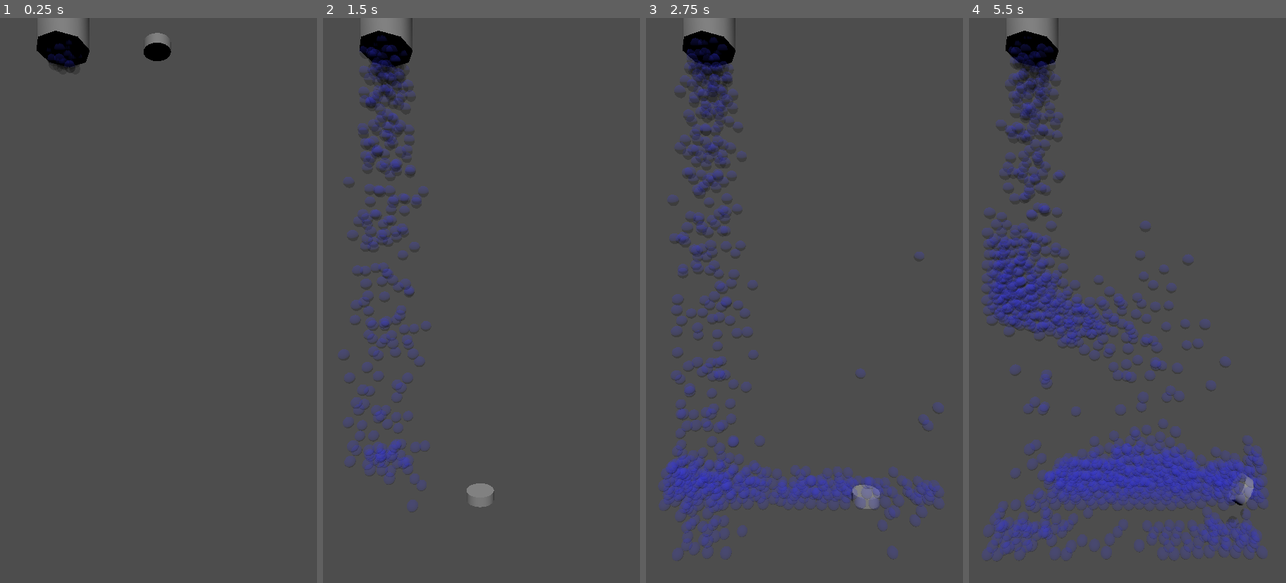
Above: before the commit, frames 1-4 (left to right).
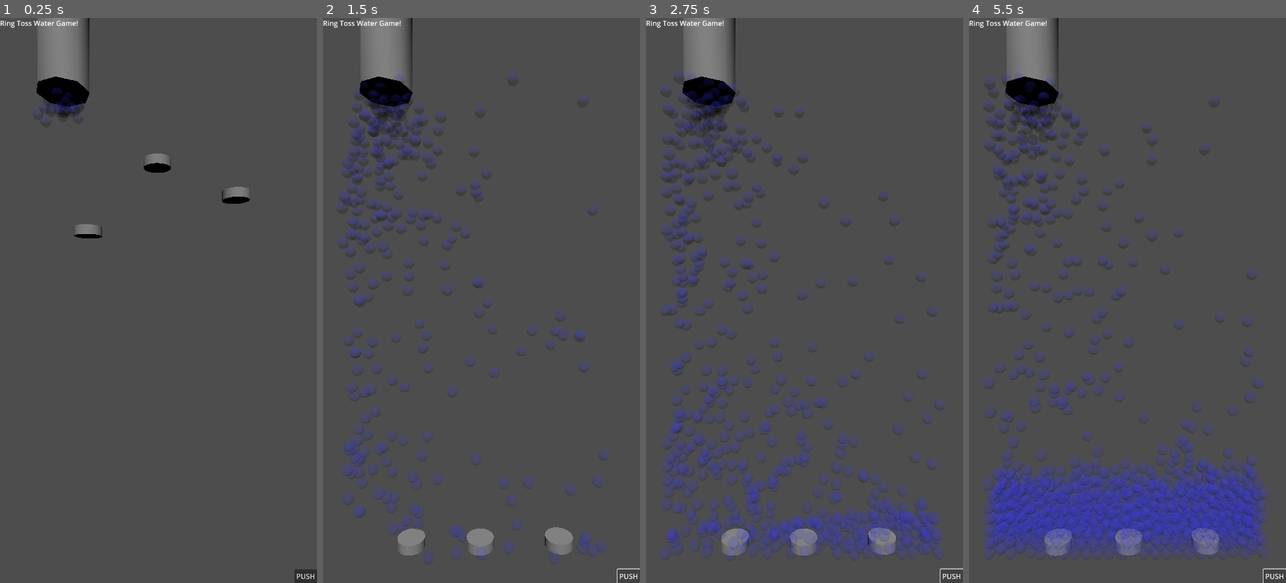
Above: after the commit, the same moments.

Repository: belovachap/Ring-Toss-Water-Game
Game: Godot game, scene res://ring_toss_water_game.tscn
The game is run twice, just before and just after one commit, with the same random seed, the same clock (stepped at 60 frames per second) and the same inputs.
Inputs (mouse positions are in pixels of both pictures, inside the frame that each line leads up to):
- Up to frame 1 (0.25 s): no input
- Up to frame 2 (1.5 s): click (627, 577) at 0.5 s, where only the run after the commit has a clickable "PUSH"; click (627, 577) at 1.25 s, where only the run after the commit has a clickable "PUSH"
- Up to frame 3 (2.75 s): click (950, 577) at 2 s, where only the run after the commit has a clickable "PUSH"
- Up to frame 4 (5.5 s): no input

The runs differ from the first frame. In frame 1, 3.2% of the frame differs, in the area x 0-100%, y 0-100%; in frame 2, 9.9%; in frame 3, 18%; in frame 4, 23%.

Commit message:
Hey, it kind of works.

Diff:
--- a/pump.gd
+++ b/pump.gd
@@ -7,7 +7,4 @@
 		return
 
 	for body in get_overlapping_bodies():
-		body.linear_velocity += global_transform.basis.y
-
-func _on_timer_timeout() -> void:
-	on = not on
+		body.linear_velocity += global_transform.basis.y * 2
--- a/pump.tscn
+++ b/pump.tscn
@@ -8,9 +8,5 @@
 script = ExtResource("1_j7dg1")
 
 [node name="CollisionShape3D" type="CollisionShape3D" parent="."]
+transform = Transform3D(1, 0, 0, 0, 2.49802, 0, 0, 0, 1, 0, 0, 0)
 shape = SubResource("BoxShape3D_66ob0")
-
-[node name="Timer" type="Timer" parent="."]
-autostart = true
-
-[connection signal="timeout" from="Timer" to="." method="_on_timer_timeout"]
--- a/ring_toss_water_game.gd
+++ b/ring_toss_water_game.gd
@@ -13,7 +13,7 @@
 	%Timer.stop()
 
 func _on_timer_timeout() -> void:
-	if water_counter >= 200:
+	if water_counter >= 75:
 		water_spiget_off()
 
 	water_counter += 1
@@ -25,3 +25,8 @@
 		new_water_molecule.position.y += randf_range(-0.2, 0.2)
 		new_water_molecule.position.z += randf_range(-0.2, 0.2)
 		%WaterMolecules.add_child(new_water_molecule)
+
+func _on_button_pressed() -> void:
+	%Pump.on = true
+	await get_tree().create_timer(0.1).timeout
+	%Pump.on = false
--- a/ring_toss_water_game.tscn
+++ b/ring_toss_water_game.tscn
@@ -19,17 +19,20 @@
 [sub_resource type="BoxShape3D" id="BoxShape3D_pcka7"]
 size = Vector3(1, 10.6848, 2.97961)
 
-[sub_resource type="BoxShape3D" id="BoxShape3D_d8adi"]
-size = Vector3(0.266357, 0.289429, 0.992676)
-
 [sub_resource type="BoxShape3D" id="BoxShape3D_osghm"]
-size = Vector3(2.99255, 0.281738, 1)
+size = Vector3(7.89795, 1.25293, 3.18774)
 
 [node name="RingTossWaterGame" type="Node3D"]
 script = ExtResource("1_vi6ov")
 
 [node name="Ring" parent="." instance=ExtResource("2_mugm7")]
-transform = Transform3D(1, 0, 0, 0, 1, 0, 0, 0, 1, 0, 6.14769, 0)
+transform = Transform3D(1, 0, 0, 0, 1, 0, 0, 0, 1, 0, 3.98532, 0)
+
+[node name="Ring2" parent="." instance=ExtResource("2_mugm7")]
+transform = Transform3D(1, 0, 0, 0, 1, 0, 0, 0, 1, 1.46957, 3.38399, 0)
+
+[node name="Ring3" parent="." instance=ExtResource("2_mugm7")]
+transform = Transform3D(1, 0, 0, 0, 1, 0, 0, 0, 1, -1.28814, 2.71562, 0)
 
 [node name="DirectionalLight3D" type="DirectionalLight3D" parent="."]
 transform = Transform3D(-0.724271, -0.689403, 0.0124951, 0.450728, -0.459655, 0.76522, -0.521801, 0.559859, 0.643647, -0.114954, 8.14345, 5.22176)
@@ -38,6 +41,33 @@
 [node name="Camera3D" type="Camera3D" parent="."]
 transform = Transform3D(1, 0, 0, 0, 1, 0, 0, 0, 1, 0.0244663, 1.148, 6.86581)
 current = true
+
+[node name="Control" type="Control" parent="Camera3D"]
+layout_mode = 3
+anchors_preset = 15
+anchor_right = 1.0
+anchor_bottom = 1.0
+grow_horizontal = 2
+grow_vertical = 2
+
+[node name="Label" type="Label" parent="Camera3D/Control"]
+layout_mode = 0
+offset_right = 40.0
+offset_bottom = 23.0
+text = "Ring Toss Water Game!"
+
+[node name="Button" type="Button" parent="Camera3D/Control"]
+layout_mode = 1
+anchors_preset = 3
+anchor_left = 1.0
+anchor_top = 1.0
+anchor_right = 1.0
+anchor_bottom = 1.0
+offset_left = -51.0
+offset_top = -31.0
+grow_horizontal = 0
+grow_vertical = 0
+text = "PUSH"
 
 [node name="GlassBox" type="Node3D" parent="."]
 
@@ -72,41 +102,15 @@
 transform = Transform3D(1, 0, 0, 0, 1, 0, 0, 0, 1, -3.01391, 0.185428, 0.00738525)
 shape = SubResource("BoxShape3D_pcka7")
 
-[node name="PumpCeiling" type="Node3D" parent="."]
+[node name="glass_top" type="StaticBody3D" parent="GlassBox"]
 
-[node name="StaticBody3D" type="StaticBody3D" parent="PumpCeiling"]
-
-[node name="CollisionShape3D" type="CollisionShape3D" parent="PumpCeiling/StaticBody3D"]
-transform = Transform3D(1, 0, 0, 0, 1, 0, 0, 0, 1, -2.37828, -2.65582, 0.00720164)
-shape = SubResource("BoxShape3D_d8adi")
-
-[node name="StaticBody3D4" type="StaticBody3D" parent="PumpCeiling"]
-
-[node name="CollisionShape3D" type="CollisionShape3D" parent="PumpCeiling/StaticBody3D4"]
-transform = Transform3D(1, 0, 0, 0, 1, 0, 0, 0, 1, -1.91333, -2.65582, 0.00720164)
-shape = SubResource("BoxShape3D_d8adi")
-
-[node name="StaticBody3D2" type="StaticBody3D" parent="PumpCeiling"]
-
-[node name="CollisionShape3D" type="CollisionShape3D" parent="PumpCeiling/StaticBody3D2"]
-transform = Transform3D(1, 0, 0, 0, 1, 0, 0, 0, 1, 1.82234, -2.65582, 0.00720164)
-shape = SubResource("BoxShape3D_d8adi")
-
-[node name="StaticBody3D3" type="StaticBody3D" parent="PumpCeiling"]
-
-[node name="CollisionShape3D" type="CollisionShape3D" parent="PumpCeiling/StaticBody3D3"]
-transform = Transform3D(1, 0, 0, 0, 1, 0, 0, 0, 1, 2.31509, -2.65582, 0.00720164)
-shape = SubResource("BoxShape3D_d8adi")
-
-[node name="PumpCeilingCeiling" type="StaticBody3D" parent="PumpCeiling"]
-
-[node name="CollisionShape3D" type="CollisionShape3D" parent="PumpCeiling/PumpCeilingCeiling"]
-transform = Transform3D(1, 0, 0, 0, 1, 0, 0, 0, 1, -0.063463, -2.64649, 0)
+[node name="CollisionShape3D" type="CollisionShape3D" parent="GlassBox/glass_top"]
+transform = Transform3D(1, 0, 0, 0, 1, 0, 0, 0, 1, 0.0651855, 5.79959, -0.326782)
 shape = SubResource("BoxShape3D_osghm")
 
 [node name="WaterFaucet" type="Marker3D" parent="."]
 unique_name_in_owner = true
-transform = Transform3D(0.633512, -0.749884, -0.190622, 0.465012, 0.565913, -0.680813, 0.618406, 0.342662, 0.707218, -1.75178, 5.74858, 0)
+transform = Transform3D(0.633512, -0.749884, -0.190622, 0.465012, 0.565913, -0.680813, 0.618406, 0.342662, 0.707218, -1.75178, 4.8346, 0)
 
 [node name="WaterMolecules" type="Node3D" parent="."]
 unique_name_in_owner = true
@@ -116,15 +120,11 @@
 wait_time = 0.1
 
 [node name="CSGCylinder3D" type="CSGCylinder3D" parent="."]
-transform = Transform3D(1, 0, 0, 0, 1, 0, 0, 0, 1, -1.75987, 6.81465, 0)
+transform = Transform3D(1, 0, 0, 0, 1, 0, 0, 0, 1, -1.75987, 6.02278, 0)
 
 [node name="Pump" parent="." instance=ExtResource("3_h7hl2")]
-transform = Transform3D(1, 0, 0, 0, 1.95121, 0, 0, 0, 1, -1.9669, -2.20942, 0)
+unique_name_in_owner = true
+transform = Transform3D(1, 0, 0, 0, 1, 0, 0, 0, 1, -2.05353, -2.37854, 0)
 
-[node name="Pump2" parent="." instance=ExtResource("3_h7hl2")]
-transform = Transform3D(1, 0, 0, 0, -1.42905, 0.0342063, 0, -0.0496538, -0.984468, 1.82592, -2.61375, 0)
-
-[node name="Pump3" parent="." instance=ExtResource("3_h7hl2")]
-transform = Transform3D(0.00831304, -1.05161, 0, 0.988161, 0.00884682, 0, 0, 0, 1, 0, -3.06456, 0)
-
+[connection signal="pressed" from="Camera3D/Control/Button" to="." method="_on_button_pressed"]
 [connection signal="timeout" from="Timer" to="." method="_on_timer_timeout"]
--- a/water_molecule.gd
+++ b/water_molecule.gd
@@ -1 +1,6 @@
 extends RigidBody3D
+
+func _physics_process(delta: float) -> void:
+	linear_velocity.x += randf_range(-1.0, 1.0)
+	linear_velocity.y += randf_range(-1.0, 1.0)
+	linear_velocity.z += randf_range(-1.0, 1.0)
--- a/water_molecule.tscn
+++ b/water_molecule.tscn
@@ -10,12 +10,13 @@
 
 [sub_resource type="StandardMaterial3D" id="StandardMaterial3D_uyr1g"]
 transparency = 1
-albedo_color = Color(0.188235, 0.192157, 1, 0.2)
+albedo_color = Color(0.188235, 0.192157, 1, 0.176471)
 
 [sub_resource type="SphereMesh" id="SphereMesh_uyr1g"]
 material = SubResource("StandardMaterial3D_uyr1g")
 
 [node name="WaterMolecule" type="RigidBody3D"]
+mass = 0.055
 physics_material_override = SubResource("PhysicsMaterial_uyr1g")
 script = ExtResource("1_uyr1g")
 
Not shown: 1 places in ring_toss_water_game.tscn that only renumber resources
